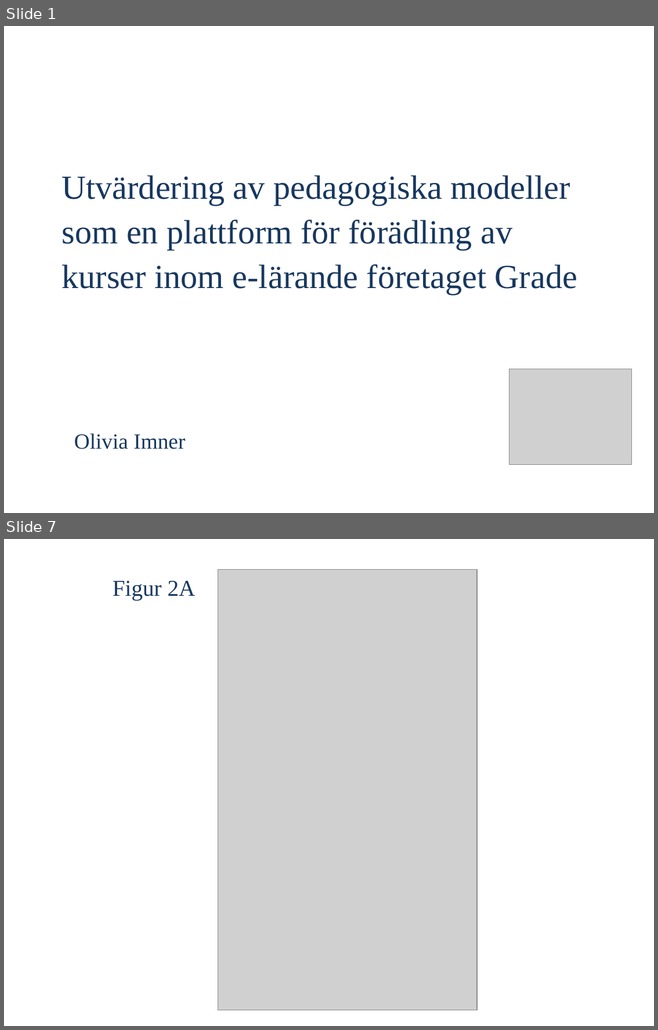
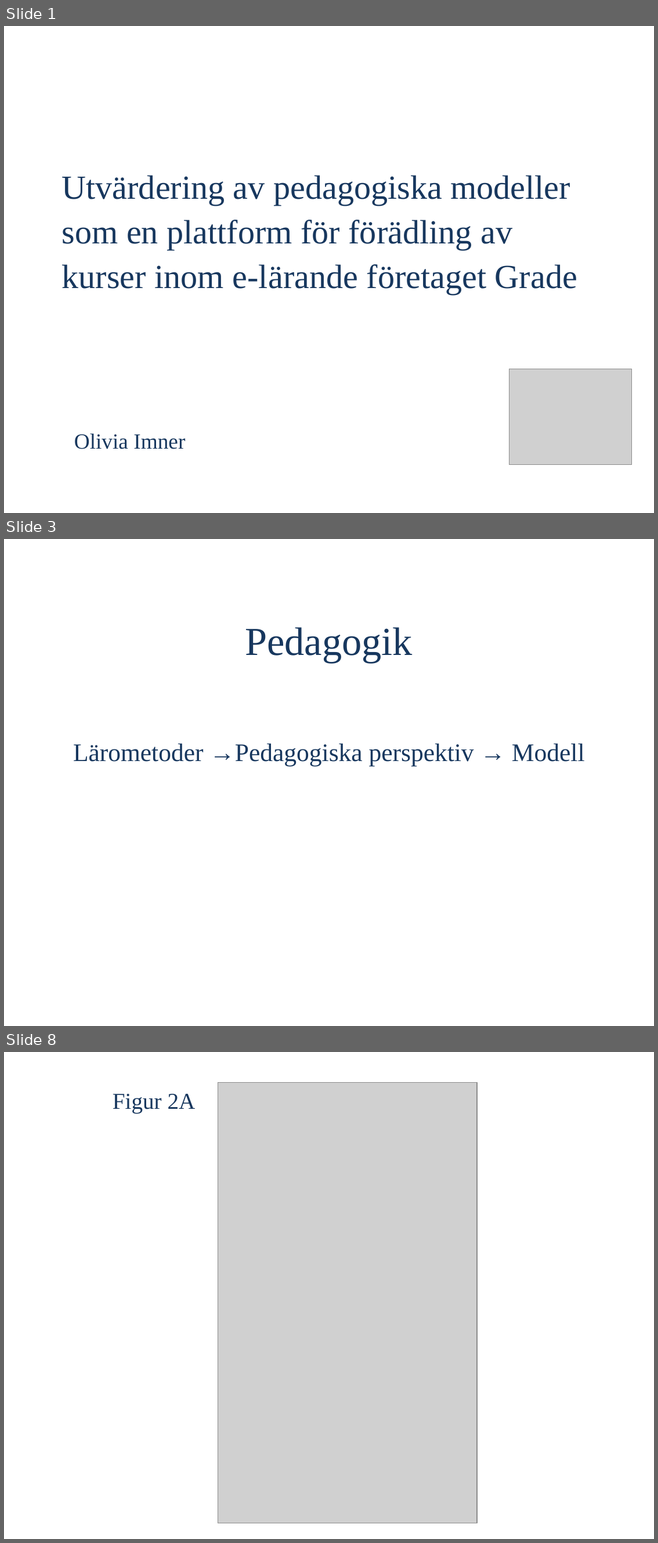
Before and after one commit to OliviaImner/thesis_document, a slide deck: Thesis/Presentation.pptx. Shown one above the other, each under a label of ours: slides 1 and 7 before the commit, slides 1, 3 and 8 after it; the slides between them are not shown. The pictures are 658x1030 and 658x1543 pixels, drawn with LibreOffice and Linux fonts; fonts in the diff are those of the drawing; grey boxes stand for pictures. Boxes give left, top, right and bottom in pixels: in the first picture for what was removed or moved away, otherwise in the second. Text is boxed around its words. In the diff, an @@ line names an element or a change of style, - is before the commit and + after.

```diff
--- a/Thesis/Presentation.pptx
+++ b/Thesis/Presentation.pptx
@@ slide 3 added at bbox=[4, 539, 654, 1026], background #FFFFFF @@
@@ title added at bbox=[245, 627, 412, 663], 44 pt, text #17375E @@
+Pedagogik
@@ text added at bbox=[73, 743, 585, 766], 28 pt, text #17375E @@
+Lärometoder →Pedagogiska perspektiv → Modell
@@ what was slide 7 is now slide 8 @@
```
Also in this commit, not shown: 6 slides changed.
